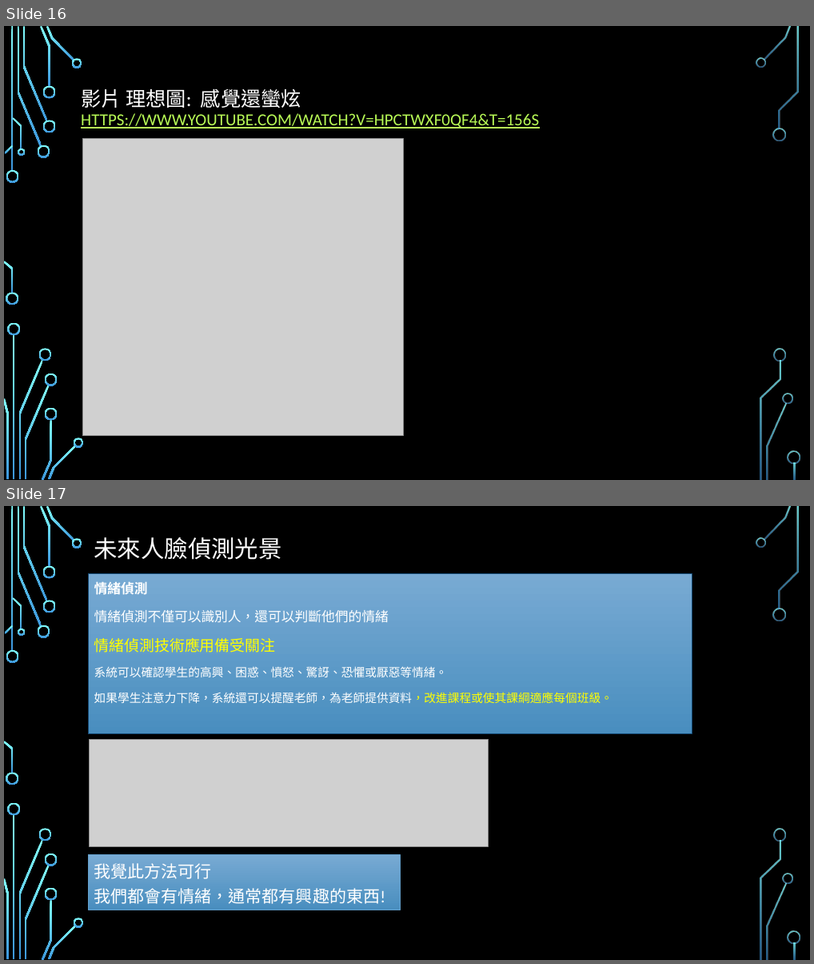
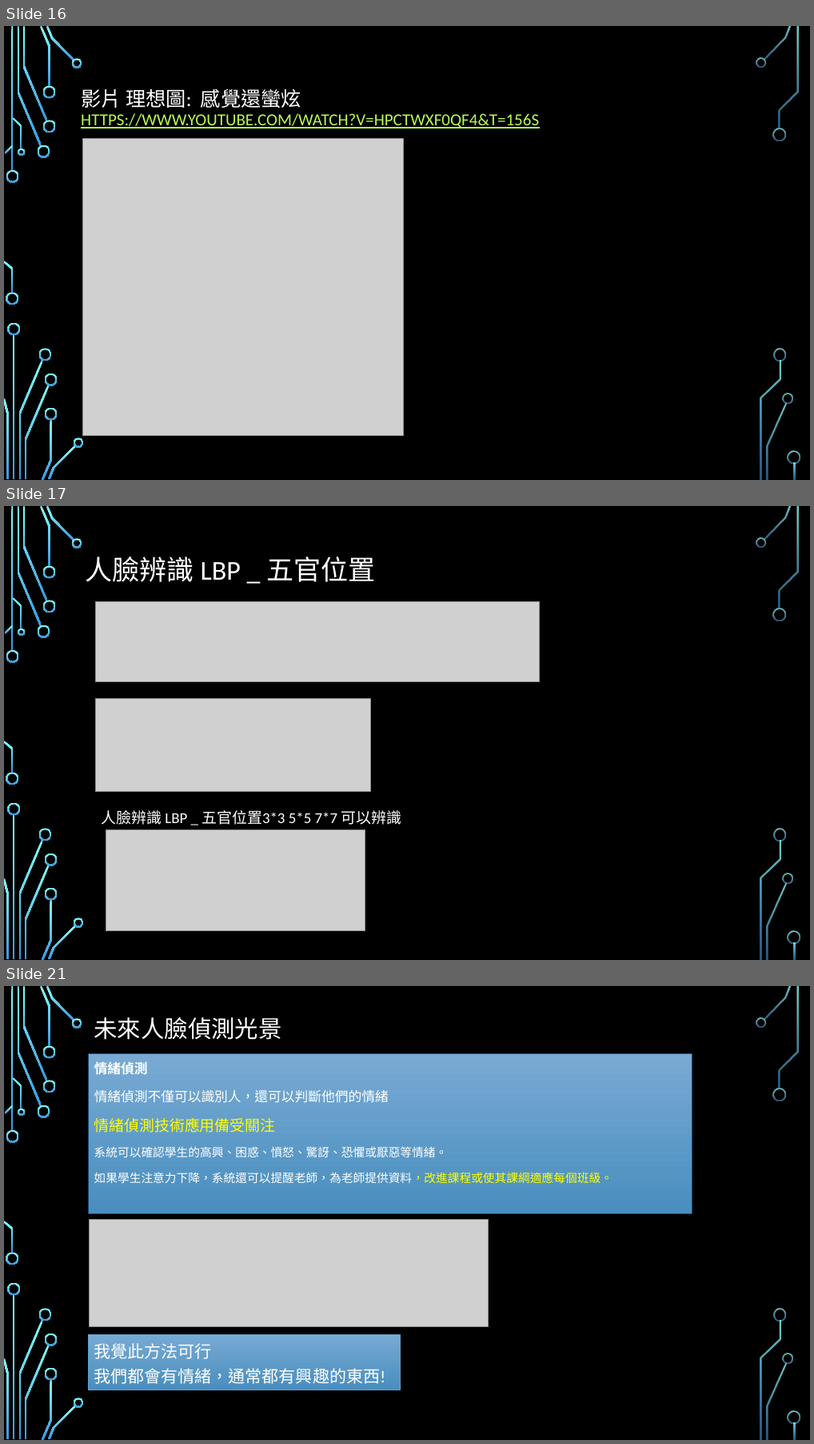
Before and after one commit to danigunawan/AI-108-2, a slide deck: 深度學習課程5-1(期中報告).pptx. Shown one above the other, each under a label of ours: slides 16 and 17 before the commit, slides 16, 17 and 21 after it; the slides between them are not shown. The pictures are 814x964 and 814x1444 pixels, drawn with LibreOffice and Linux fonts; fonts in the diff are those of the drawing; grey boxes stand for pictures; background and template pictures are left out. Boxes give left, top, right and bottom in pixels: in the first picture for what was removed or moved away, otherwise in the second. Text is boxed around its words. In the diff, an @@ line names an element or a change of style, - is before the commit and + after.

```diff
--- a/深度學習課程5-1(期中報告).pptx
+++ b/深度學習課程5-1(期中報告).pptx
@@ slide 17 added at (x1=4, y1=506, x2=810, y2=960), background picture (left out); not listed: 36 template elements that a slide beside it also shows @@
@@ title added at (x1=86, y1=556, x2=375, y2=582), 32.4 pt, text #FFFFFF @@
+人臉辨識 LBP _ 五官位置
@@ picture added at (x1=95, y1=601, x2=539, y2=681) @@
@@ picture added at (x1=95, y1=698, x2=370, y2=791) @@
@@ text added at (x1=102, y1=810, x2=402, y2=824), 18 pt, text #FFFFFF @@
+人臉辨識 LBP _ 五官位置3*3 5*5 7*7 可以辨識
@@ picture added at (x1=106, y1=830, x2=366, y2=931) @@
@@ what was slide 17 is now slide 21 @@
```
Also in this commit, not shown: 3 slides changed, 3 other slides added.
